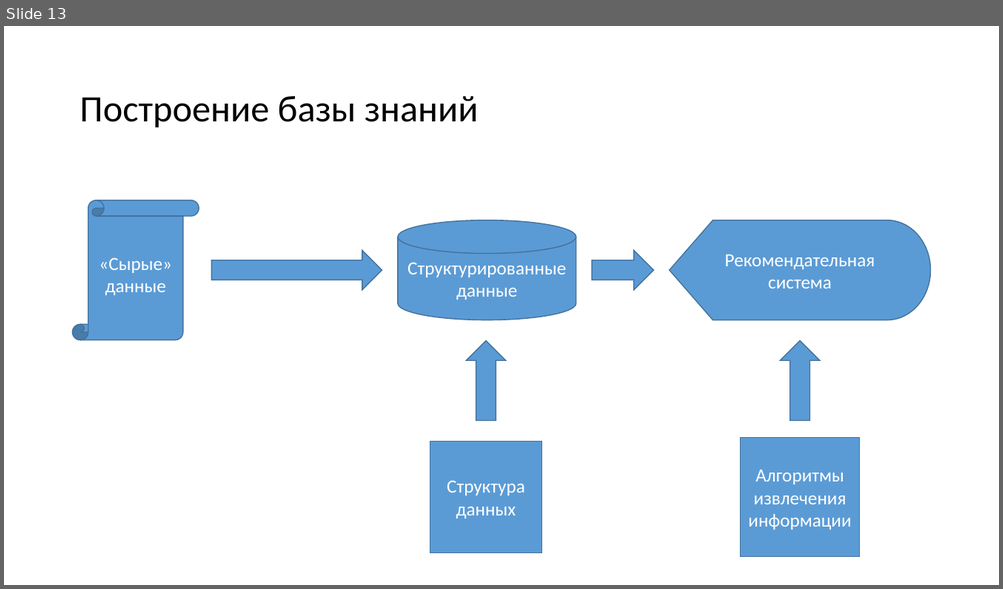
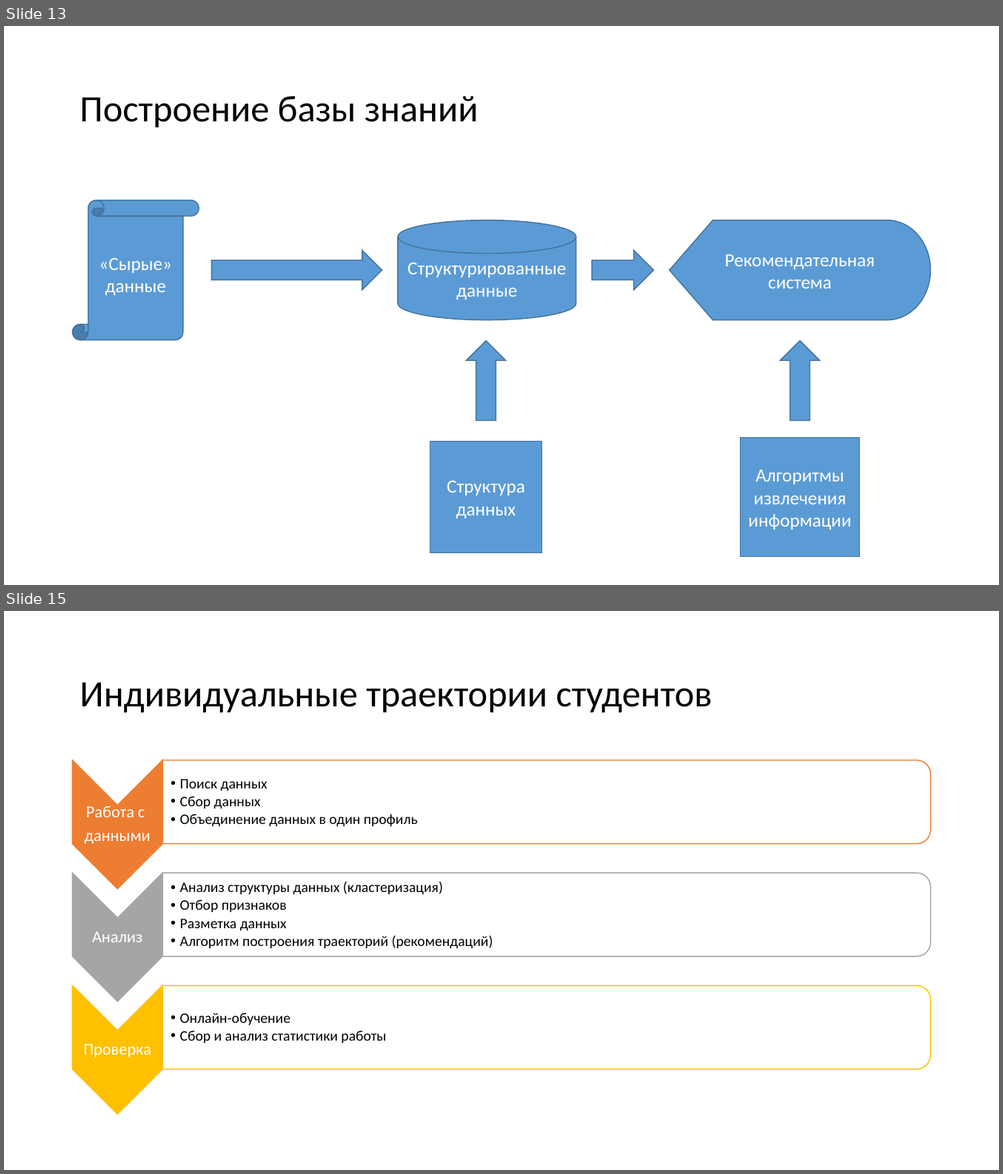
Before and after one commit to mosalov/AI_main_lectures, a slide deck: Лекция 16.pptx. Shown one above the other, each under a label of ours: slide 13 before the commit, slides 13 and 15 after it; the slides between them are not shown. The pictures are 1003x589 and 1003x1174 pixels, drawn with LibreOffice and Linux fonts; fonts in the diff are those of the drawing. Boxes give left, top, right and bottom in pixels: in the first picture for what was removed or moved away, otherwise in the second. Text is boxed around its words. In the diff, an @@ line names an element or a change of style, - is before the commit and + after.

```diff
--- a/Лекция 16.pptx
+++ b/Лекция 16.pptx
@@ slide 15 added at box(4, 611, 999, 1170), background #FFFFFF @@
@@ title added at box(79, 682, 712, 713), 36 pt, text #000000 @@
+Индивидуальные траектории студентов
@@ group added at box(72, 760, 930, 1114): 6 texts, 3 chevrons, 3 round same rects @@
+Работа с
+данными
+  •• Поиск данных
+  •• Сбор данных
+  •• Объединение данных в один профиль
+Анализ
+  •• Анализ структуры данных (кластеризация)
+  •• Отбор признаков
+  •• Разметка данных
+  •• Алгоритм построения траекторий (рекомендаций)
+Проверка
+  •• Онлайн-обучение
+  •• Сбор и анализ статистики работы
```
Also in this commit, not shown: 3 slides changed.
